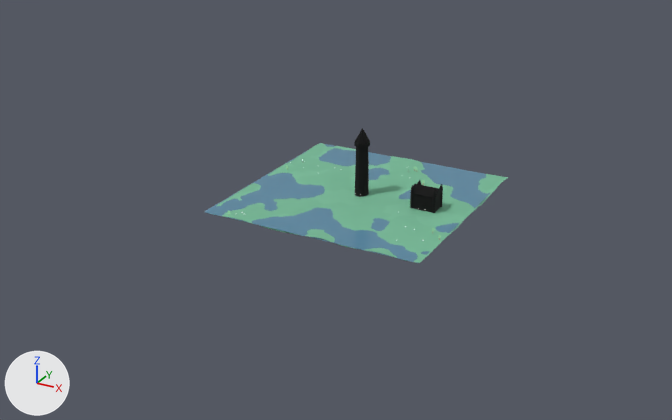
A saved change to the glTF model assets/blender/maps/map_plains_academy.glb.
Rendered twice from a camera (50 mm lens) standing at (224.0, -438.0, 205.0) and looking at (-4.0, -23.0, -2.0). The axes (+X, +Y, +Z) are drawn at lower left. The lights are the same throughout. The first picture is the older version.

Names of what the first picture shows: 'Academy_CentralTower', 'Academy_CentralTower_DoorAlcove', 'Academy_Hall', 'Academy_Hall_DoorAlcove', 'Plains_Ground', 'Plains_Water'.
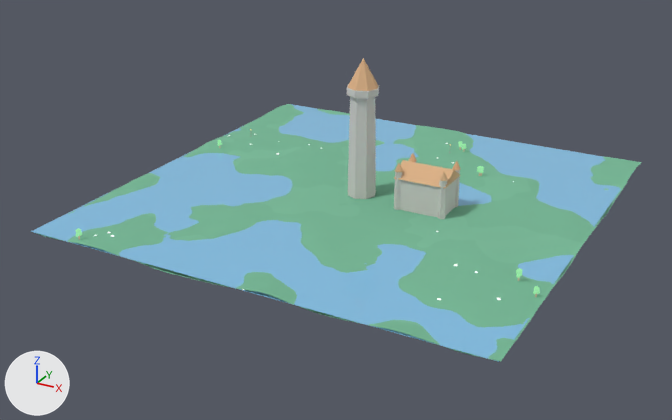
Edits to the bpy script that builds the scene:
```text
Change mat_mat_stone_plains:
    remove mat_mat_stone_plains.texture = img_bake_mat_stone_plains
    add mat_mat_stone_plains.base_color = (0.66, 0.63, 0.6)  # light grey #d4d0cb
Change mat_mat_stone_plains_001:
    where n0 = _N.new('ShaderNodeBsdfPrincipled'); n0.name = 'Principled BSDF'
    add n0.inputs[0].default_value = (0.66, 0.63, 0.6, 1.0)  # 'Base Color', light grey #d4d0cb
    remove n2 = _N.new('ShaderNodeTexImage'); n2.name = 'Image Texture'
    remove n2.image = img_bake_mat_stone_plains
    remove n3 = _N.new('ShaderNodeUVMap'); n3.name = 'UV Map'
    remove n3.uv_map = 'UVMap.-01'
    remove _L.new(n2.outputs[0], n0.inputs[0])  # 'Color' to 'Base Color'
    remove _L.new(n3.outputs[0], n2.inputs[0])  # 'UV' to 'Vector'
Change mat_mat_roof_plains_001:
    where n0 = _N.new('ShaderNodeBsdfPrincipled'); n0.name = 'Principled BSDF'
    add n0.inputs[0].default_value = (0.72, 0.44, 0.24, 1.0)  # 'Base Color', beige #ddb186
    remove n2 = _N.new('ShaderNodeTexImage'); n2.name = 'Image Texture'
    remove n2.image = img_bake_mat_roof_plains
    remove n3 = _N.new('ShaderNodeUVMap'); n3.name = 'UV Map'
    remove n3.uv_map = 'UVMap.-01'
    remove _L.new(n2.outputs[0], n0.inputs[0])  # 'Color' to 'Base Color'
    remove _L.new(n3.outputs[0], n2.inputs[0])  # 'UV' to 'Vector'
Change mat_mat_water_plains:
    remove mat_mat_water_plains.transmission_weight = 0.55
Change ob_academy_centraltower:
    ob_academy_centraltower.scale: (1.0, 1.0, 1.0) -> (2.0, 2.0, 2.0)
Change ob_academy_hall:
    ob_academy_hall.scale: (1.0, 1.0, 1.0) -> (2.0, 2.0, 2.0)
Change ob_plains_ground:
    ob_plains_ground.scale: (1.0, 1.0, 1.0) -> (2.0, 2.0, 2.0)
Change ob_plains_water:
    ob_plains_water.scale: (1.0, 1.0, 1.0) -> (2.0, 2.0, 2.0)
```

Pixel boxes [x1, y1, x2, y2] of what changed, in the pictures (672 x 420 px):
'Plains_Ground', rescaled (104% wider, 114% taller): before [209, 143, 507, 263]; after [33, 104, 641, 362]
'Plains_Water', surface changed, rescaled (110% wider, 114% taller): before [204, 143, 490, 263]; after [31, 104, 632, 362]
'Academy_CentralTower', surface changed, rescaled (94% wider, 106% taller): before [354, 128, 370, 196]; after [347, 58, 379, 199]
'Academy_Hall', surface changed, rescaled (100% wider, 97% taller): before [410, 180, 443, 213]; after [394, 153, 461, 219]
'Academy_Hall_DoorAlcove', surface changed: [419, 203, 425, 211] in both
'Academy_CentralTower_DoorAlcove', surface changed: [356, 190, 361, 197] in both
